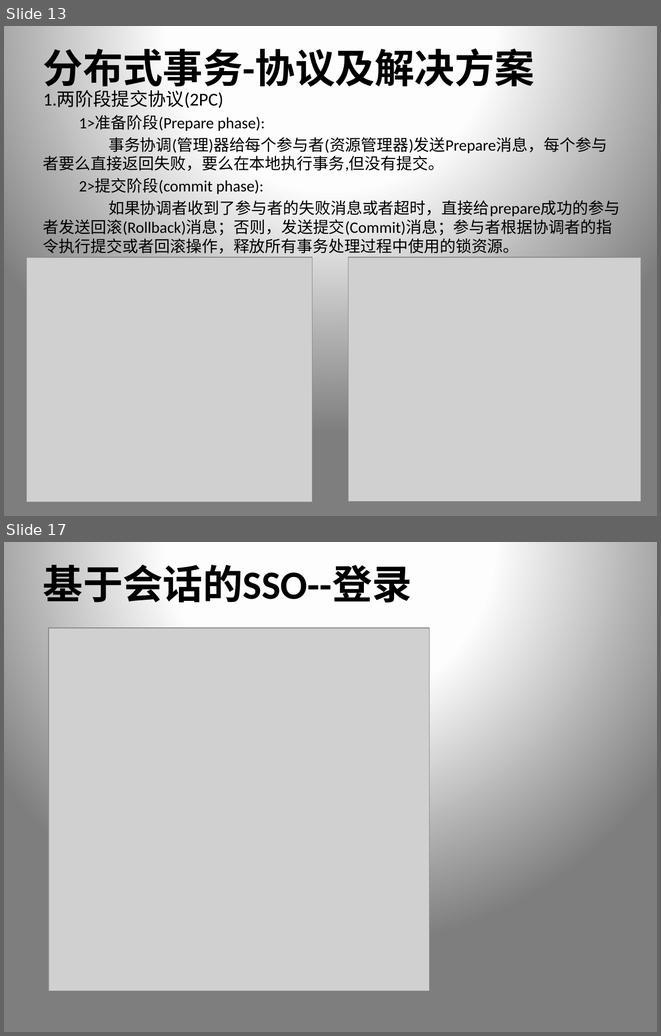
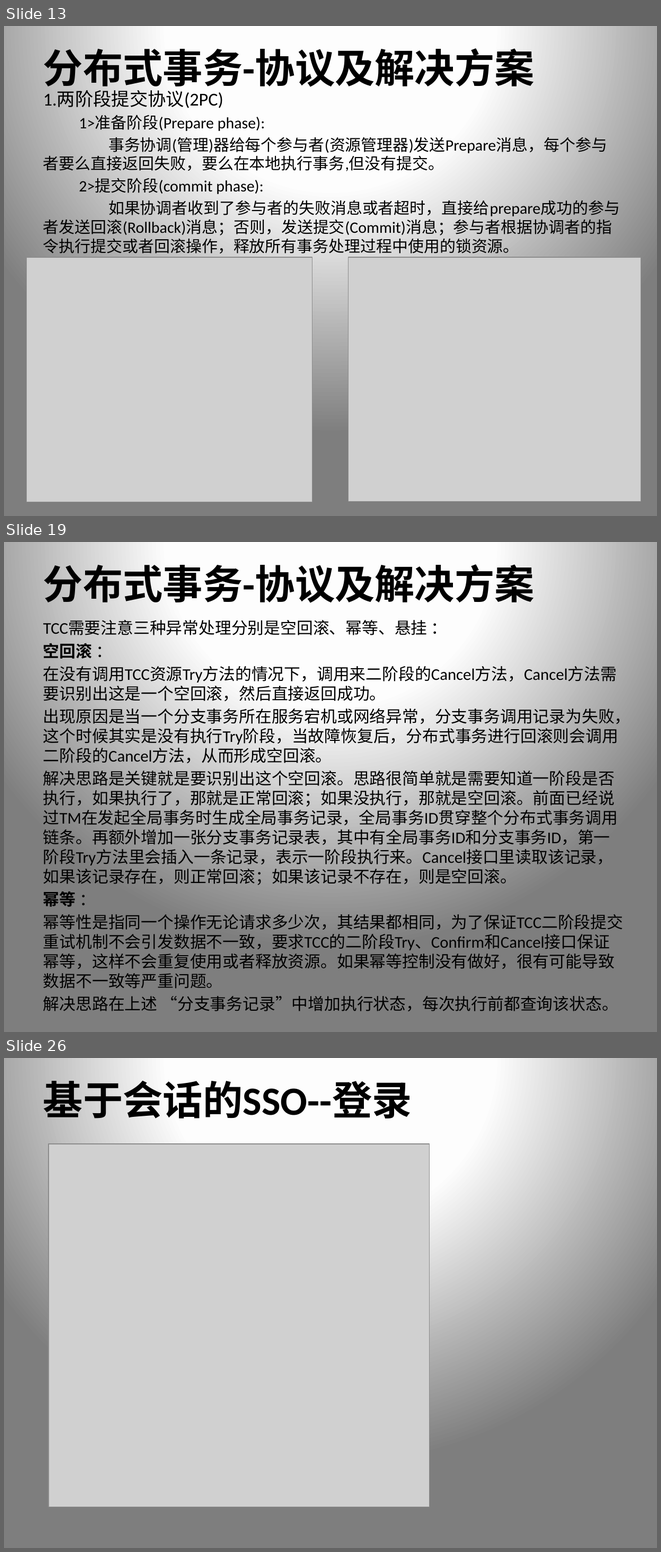
Before and after one commit to xiongpeter/study-notes, a slide deck: 我的.pptx. Shown one above the other, each under a label of ours: slides 13 and 17 before the commit, slides 13, 19 and 26 after it; the slides between them are not shown. The pictures are 661x1036 and 661x1552 pixels, drawn with LibreOffice and Linux fonts; fonts in the diff are those of the drawing; grey boxes stand for pictures. Boxes give left, top, right and bottom in pixels: in the first picture for what was removed or moved away, otherwise in the second. Text is boxed around its words. In the diff, an @@ line names an element or a change of style, - is before the commit and + after.

```diff
--- a/我的.pptx
+++ b/我的.pptx
@@ slide 19 added at [4,542,657,1032], background gradient #FFFFFF to #FEFEFE to #7F7F7F @@
@@ title added at [43,558,535,609], 44 pt, text #000000, bold @@
+分布式事务-协议及解决方案
@@ text added at [43,620,631,1011], 18 pt, text #000000 @@
+TCC需要注意三种异常处理分别是空回滚、幂等、悬挂 ：
+空回滚 ：
+在没有调用TCC资源Try方法的情况下，调用来二阶段的Cancel方法，Cancel方法需要识别出这是一个空回滚，然后直接返回成功。
+出现原因是当一个分支事务所在服务宕机或网络异常，分支事务调用记录为失败，这个时候其实是没有执行Try阶段，当故障恢复后，分布式事务进行回滚则会调用二阶段的Cancel方法，从而形成空回滚。
+解决思路是关键就是要识别出这个空回滚。思路很简单就是需要知道一阶段是否执行，如果执行了，那就是正常回滚；如果没执行，那就是空回滚。前面已经说过TM在发起全局事务时生成全局事务记录，全局事务ID贯穿整个分布式事务调用链条。再额外增加一张分支事务记录表，其中有全局事务ID和分支事务ID，第一阶段Try方法里会插入一条记录，表示一阶段执行来。Cancel接口里读取该记录，如果该记录存在，则正常回滚；如果该记录不存在，则是空回滚。
+幂等 ：
+幂等性是指同一个操作无论请求多少次，其结果都相同，为了保证TCC二阶段提交重试机制不会引发数据不一致，要求TCC的二阶段Try、Confirm和Cancel接口保证幂等，这样不会重复使用或者释放资源。如果幂等控制没有做好，很有可能导致数据不一致等严重问题。
+解决思路在上述 “分支事务记录”中增加执行状态，每次执行前都查询该状态。
@@ what was slide 17 is now slide 26 @@
```
Also in this commit, not shown: 3 slides changed, 8 other slides added.
